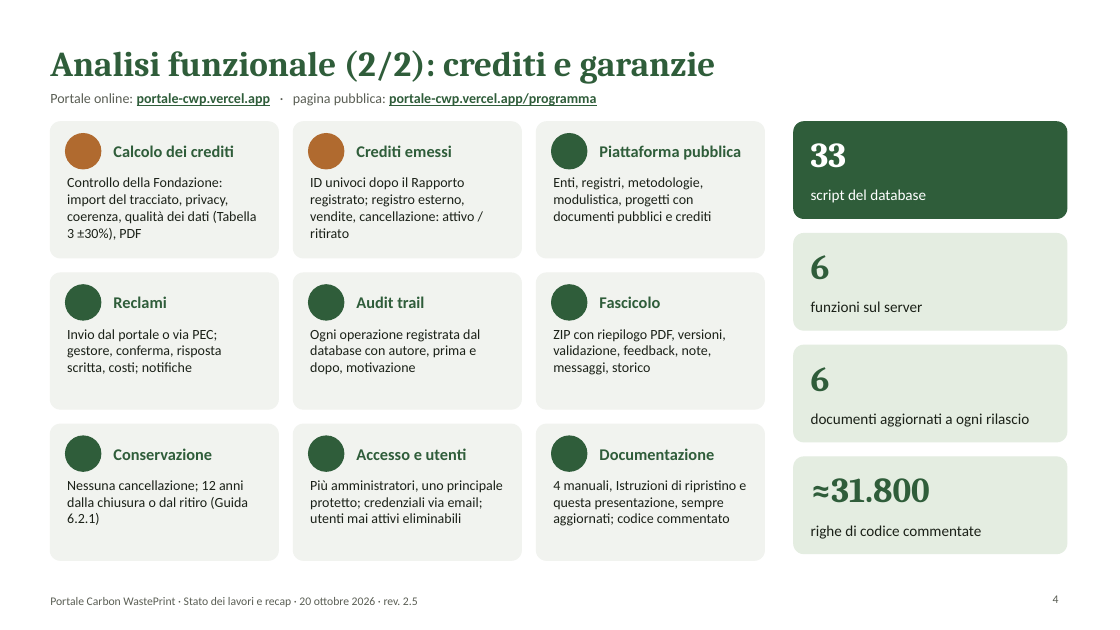
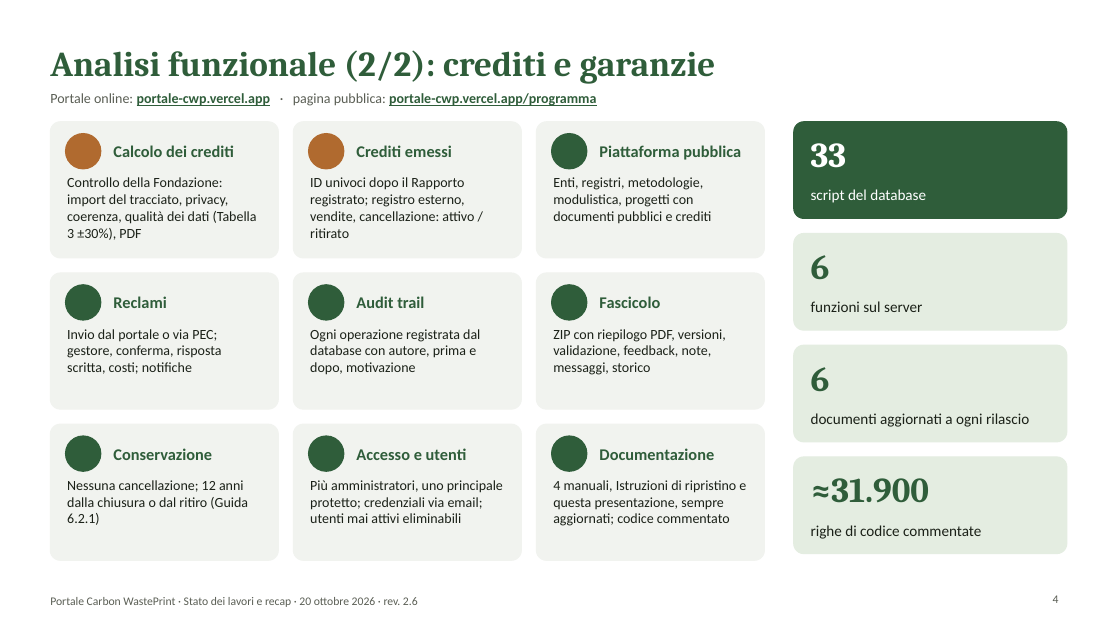
Before and after one commit to lucamorettioperate/portale-cwp, a slide deck: slide 4 of public/documentazione/Presentazione_Portale_CWP.pptx. Drawn at 1120x630 pixels with LibreOffice and Linux fonts; fonts in the diff are those of the drawing; background and template pictures are left out. Boxes give left, top, right and bottom in pixels: in the first picture for what was removed or moved away, otherwise in the second. Text is boxed around its words. In the diff, an @@ line names an element or a change of style, - is before the commit and + after.

```diff
--- a/public/documentazione/Presentazione_Portale_CWP.pptx
+++ b/public/documentazione/Presentazione_Portale_CWP.pptx
@@ text at [811,478,929,503]: text changed @@
-≈31.800
+≈31.900
@@ text at [50,597,418,607]: text changed @@
-Portale Carbon WastePrint · Stato dei lavori e recap · 20 ottobre 2026 · rev. 2.5
+Portale Carbon WastePrint · Stato dei lavori e recap · 20 ottobre 2026 · rev. 2.6
```
Also in this commit, not shown: 13 other slides changed, 25 other files.
